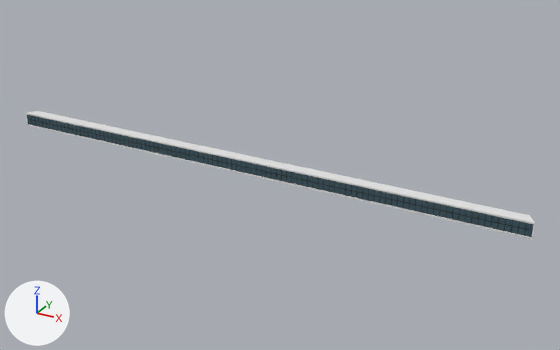
An edit to the Blender file PackageSources/Scenery/airport-rkss-gimpo/modellib/terminal/terminal.blend, drawn before and after from the same camera.
Both versions are drawn from a 50 mm lens placed at (438.0, -660.0, 336.0), pointed at (67.0, 15.0, -1.0). The axes (+X, +Y, +Z) are drawn at lower left. The lights are the same throughout. The older version comes first.

Before the edit, the objects in view are built like this:
```python
ob_bottomterminal = bpy.data.objects.new('BottomTerminal', me_cube_007)
ob_bottomterminal.location = (30.0, -2.0, 4.0)
ob_bottomterminal.scale = (13.2, 0.19, -0.18)
ob_upperterminal = bpy.data.objects.new('UpperTerminal', me_cylinder_001)
ob_upperterminal.location = (30.0, 0.0, 11.0)
ob_upperterminal.rotation_euler = (0.0, 1.571, 0.0)  # degrees (0, 90, 0)
ob_upperterminalglass = bpy.data.objects.new('UpperTerminalGlass', me_cylinder_002)
ob_upperterminalglass.location = (30.0, 0.0, 11.0)
ob_upperterminalglass.rotation_euler = (0.0, 1.571, 0.0)  # degrees (0, 90, 0)
ob_upperterminalglassrubber = bpy.data.objects.new('UpperTerminalGlassRubber', me_cylinder_003)
ob_upperterminalglassrubber.location = (30.0, 0.0, 11.0)
ob_upperterminalglassrubber.rotation_euler = (0.0, 1.571, 0.0)  # degrees (0, 90, 0)
```
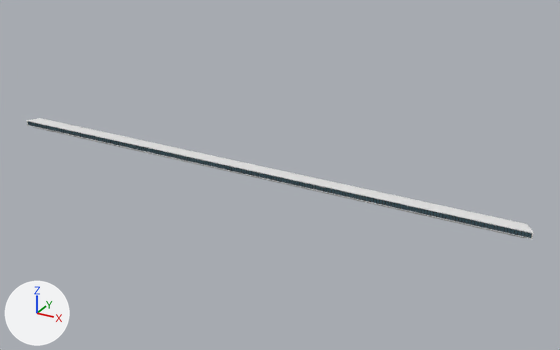
Pixel boxes (x1, y1, x2, y2) of what changed, in the pictures (560 x 350 px):
'UpperTerminal', moved, rescaled: before (26, 111, 535, 239); after (27, 118, 534, 239)
'UpperTerminalGlass', moved, rescaled: before (28, 115, 533, 237); after (28, 121, 532, 238)
'UpperTerminalGlassRubber', moved, rescaled: before (27, 115, 533, 237); after (28, 123, 532, 238)
'BottomTerminal', shown (mostly hidden): after (34, 127, 525, 238)

Diff of the bpy script that builds the scene:
```diff
--- a/PackageSources/Scenery/airport-rkss-gimpo/modellib/terminal/terminal.blend.py
+++ b/PackageSources/Scenery/airport-rkss-gimpo/modellib/terminal/terminal.blend.py
@@ ob_upperterminal @@
 ob_upperterminal = bpy.data.objects.new('UpperTerminal', me_cylinder_001)
-ob_upperterminal.location = (30.0, 0.0, 11.0)
+ob_upperterminal.location = (30.0, 0.0, 6.0)
 ob_upperterminal.rotation_euler = (0.0, 1.571, 0.0)  # degrees (0, 90, 0)
+ob_upperterminal.scale = (-0.388, 1.0, 1.0)
@@ ob_bottomterminal @@
 ob_bottomterminal.scale = (13.2, 0.19, -0.18)
-ob_bottomterminal.hide_set(True)
@@ ob_upperterminalglass @@
 ob_upperterminalglass = bpy.data.objects.new('UpperTerminalGlass', me_cylinder_002)
-ob_upperterminalglass.location = (30.0, 0.0, 11.0)
+ob_upperterminalglass.location = (30.0, 0.0, 6.0)
 ob_upperterminalglass.rotation_euler = (0.0, 1.571, 0.0)  # degrees (0, 90, 0)
+ob_upperterminalglass.scale = (-0.388, 1.0, 1.0)
@@ ob_upperterminalglassrubber @@
 ob_upperterminalglassrubber = bpy.data.objects.new('UpperTerminalGlassRubber', me_cylinder_003)
-ob_upperterminalglassrubber.location = (30.0, 0.0, 11.0)
+ob_upperterminalglassrubber.location = (30.0, 0.0, 6.0)
 ob_upperterminalglassrubber.rotation_euler = (0.0, 1.571, 0.0)  # degrees (0, 90, 0)
+ob_upperterminalglassrubber.scale = (-0.388, 1.0, 1.0)
 _m = ob_upperterminalglassrubber.modifiers.new('Skin', 'SKIN')
```
